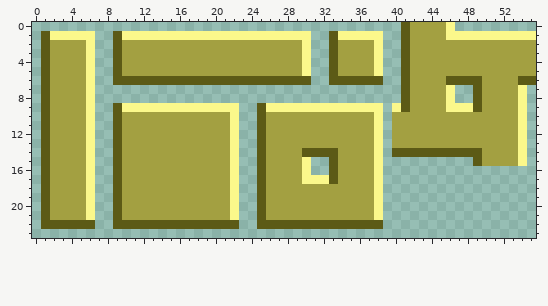
Pixel-art sprite -- template_7.png. Above: the version before the commit.
The file is 56x24 pixels.
After the commit:
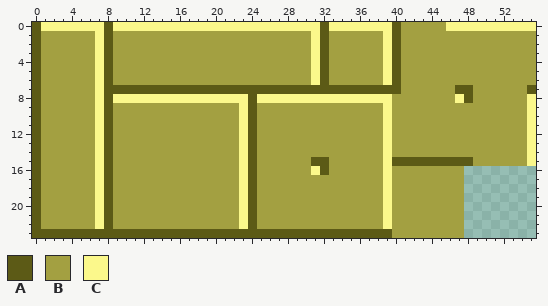
Palette (. is transparent): A #5c5a16  B #a3a041  C #fbf88b
Edits made:
@@ x 0..55 @@
- 0 .........................................ABBBBC.........
- 1 .ACCCCC..ACCCCCCCCCCCCCCCCCCCCC..ACCCCC..ABBBBCCCCCCCCCC
- 2 .ABBBBC..ABBBBBBBBBBBBBBBBBBBBC..ABBBBC..ABBBBBBBBBBBBBB
- 3 .ABBBBC..ABBBBBBBBBBBBBBBBBBBBC..ABBBBC..ABBBBBBBBBBBBBB
- 4 .ABBBBC..ABBBBBBBBBBBBBBBBBBBBC..ABBBBC..ABBBBBBBBBBBBBB
- 5 .ABBBBC..ABBBBBBBBBBBBBBBBBBBBC..ABBBBC..ABBBBBBBBBBBBBB
- 6 .ABBBBC..AAAAAAAAAAAAAAAAAAAAAA..AAAAAA..ABBBBAAAABBBBAA
- 7 .ABBBBC..................................ABBBBC..ABBBBC.
- 8 .ABBBBC..................................ABBBBC..ABBBBC.
- 9 .ABBBBC..ACCCCCCCCCCCCC..ACCCCCCCCCCCCC.CABBBBCCCABBBBC.
-10 .ABBBBC..ABBBBBBBBBBBBC..ABBBBBBBBBBBBC.BBBBBBBBBBBBBBC.
-11 .ABBBBC..ABBBBBBBBBBBBC..ABBBBBBBBBBBBC.BBBBBBBBBBBBBBC.
-12 .ABBBBC..ABBBBBBBBBBBBC..ABBBBBBBBBBBBC.BBBBBBBBBBBBBBC.
-13 .ABBBBC..ABBBBBBBBBBBBC..ABBBBBBBBBBBBC.BBBBBBBBBBBBBBC.
-14 .ABBBBC..ABBBBBBBBBBBBC..ABBBBAAAABBBBC.AAAAAAAAAABBBBC.
-15 .ABBBBC..ABBBBBBBBBBBBC..ABBBBC..ABBBBC..........ABBBBC.
-16 .ABBBBC..ABBBBBBBBBBBBC..ABBBBC..ABBBBC.................
-17 .ABBBBC..ABBBBBBBBBBBBC..ABBBBCCCABBBBC.................
-18 .ABBBBC..ABBBBBBBBBBBBC..ABBBBBBBBBBBBC.................
-19 .ABBBBC..ABBBBBBBBBBBBC..ABBBBBBBBBBBBC.................
-20 .ABBBBC..ABBBBBBBBBBBBC..ABBBBBBBBBBBBC.................
-21 .ABBBBC..ABBBBBBBBBBBBC..ABBBBBBBBBBBBC.................
-22 .AAAAAA..AAAAAAAAAAAAAA..AAAAAAAAAAAAAA.................
-23 ........................................................
+ 0 ACCCCCCCACCCCCCCCCCCCCCCCCCCCCCCACCCCCCCABBBBBCCCCCCCCCC
+ 1 ABBBBBBCABBBBBBBBBBBBBBBBBBBBBBCABBBBBBCABBBBBBBBBBBBBBB
+ 2 ABBBBBBCABBBBBBBBBBBBBBBBBBBBBBCABBBBBBCABBBBBBBBBBBBBBB
+ 3 ABBBBBBCABBBBBBBBBBBBBBBBBBBBBBCABBBBBBCABBBBBBBBBBBBBBB
+ 4 ABBBBBBCABBBBBBBBBBBBBBBBBBBBBBCABBBBBBCABBBBBBBBBBBBBBB
+ 5 ABBBBBBCABBBBBBBBBBBBBBBBBBBBBBCABBBBBBCABBBBBBBBBBBBBBB
+ 6 ABBBBBBCABBBBBBBBBBBBBBBBBBBBBBCABBBBBBCABBBBBBBBBBBBBBB
+ 7 ABBBBBBCAAAAAAAAAAAAAAAAAAAAAAAAAAAAAAAAABBBBBBAABBBBBBA
+ 8 ABBBBBBCACCCCCCCCCCCCCCCACCCCCCCCCCCCCCCBBBBBBBCABBBBBBC
+ 9 ABBBBBBCABBBBBBBBBBBBBBCABBBBBBBBBBBBBBCBBBBBBBBBBBBBBBC
+10 ABBBBBBCABBBBBBBBBBBBBBCABBBBBBBBBBBBBBCBBBBBBBBBBBBBBBC
+11 ABBBBBBCABBBBBBBBBBBBBBCABBBBBBBBBBBBBBCBBBBBBBBBBBBBBBC
+12 ABBBBBBCABBBBBBBBBBBBBBCABBBBBBBBBBBBBBCBBBBBBBBBBBBBBBC
+13 ABBBBBBCABBBBBBBBBBBBBBCABBBBBBBBBBBBBBCBBBBBBBBBBBBBBBC
+14 ABBBBBBCABBBBBBBBBBBBBBCABBBBBBBBBBBBBBCBBBBBBBBBBBBBBBC
+15 ABBBBBBCABBBBBBBBBBBBBBCABBBBBBAABBBBBBCAAAAAAAAABBBBBBC
+16 ABBBBBBCABBBBBBBBBBBBBBCABBBBBBCABBBBBBCBBBBBBBB........
+17 ABBBBBBCABBBBBBBBBBBBBBCABBBBBBBBBBBBBBCBBBBBBBB........
+18 ABBBBBBCABBBBBBBBBBBBBBCABBBBBBBBBBBBBBCBBBBBBBB........
+19 ABBBBBBCABBBBBBBBBBBBBBCABBBBBBBBBBBBBBCBBBBBBBB........
+20 ABBBBBBCABBBBBBBBBBBBBBCABBBBBBBBBBBBBBCBBBBBBBB........
+21 ABBBBBBCABBBBBBBBBBBBBBCABBBBBBBBBBBBBBCBBBBBBBB........
+22 ABBBBBBCABBBBBBBBBBBBBBCABBBBBBBBBBBBBBCBBBBBBBB........
+23 AAAAAAAAAAAAAAAAAAAAAAAAAAAAAAAAAAAAAAAABBBBBBBB........
Changed places in both pictures, as pixel boxes (x1, y1, x2, y2):
changed: (32, 22, 536, 238)
